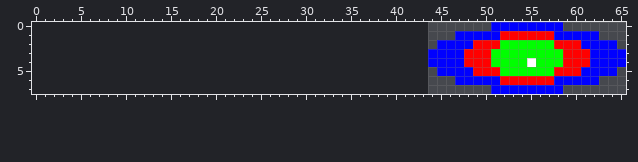
Two versions of one sprite sheet, shadow.png. Above, as it was before the edit.
The file is 22x8 pixels. The old version is drawn lined up with the new one, on the new canvas.
Now the later version:
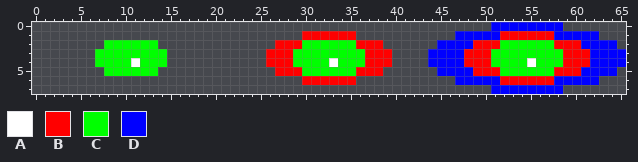
Palette (. is transparent): A #ffffff  B #ff0000  C #00ff00  D #0000ff
What changed:
canvas 22x8 -> 66x8, the old top-left corner now at 44,0
The author put colour A in row 4 at x 11 and 33.
The author put colour B in row 1 at x 30 to 35; in row 2 at x 27 to 29 and 36 to 38; in rows 3 to 4 at x 26 to 28 and 37 to 39; in row 5 at x 27 to 29 and 36 to 38; in row 6 at x 30 to 35.
The author put colour C in row 2 at x 8 to 13 and 30 to 35; in row 3 at x 7 to 14 and 29 to 36; in row 4 at x 7 to 10, 12 to 14, 29 to 32 and 34 to 36; in row 5 at x 8 to 13 and 30 to 35.
